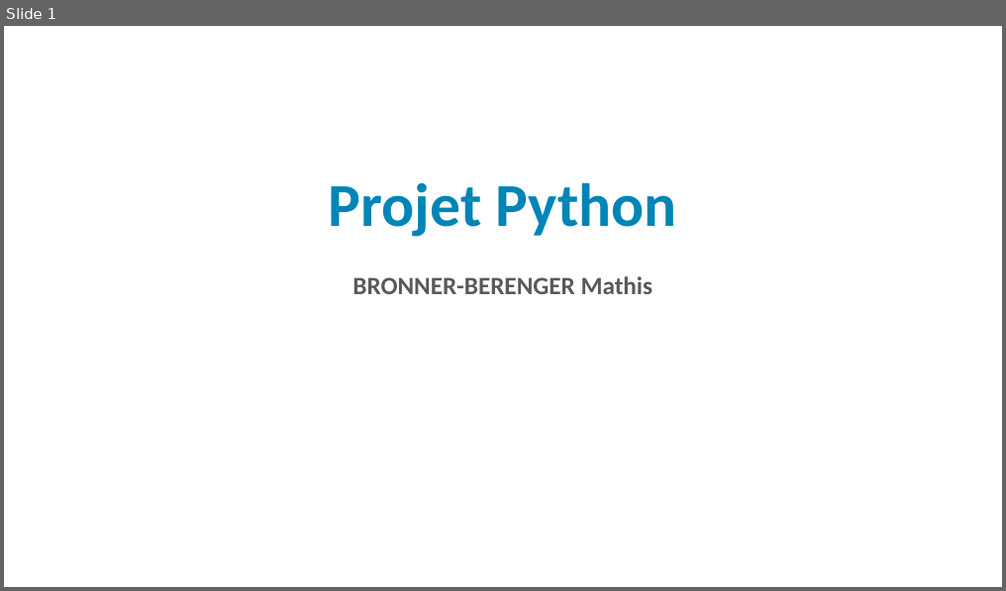
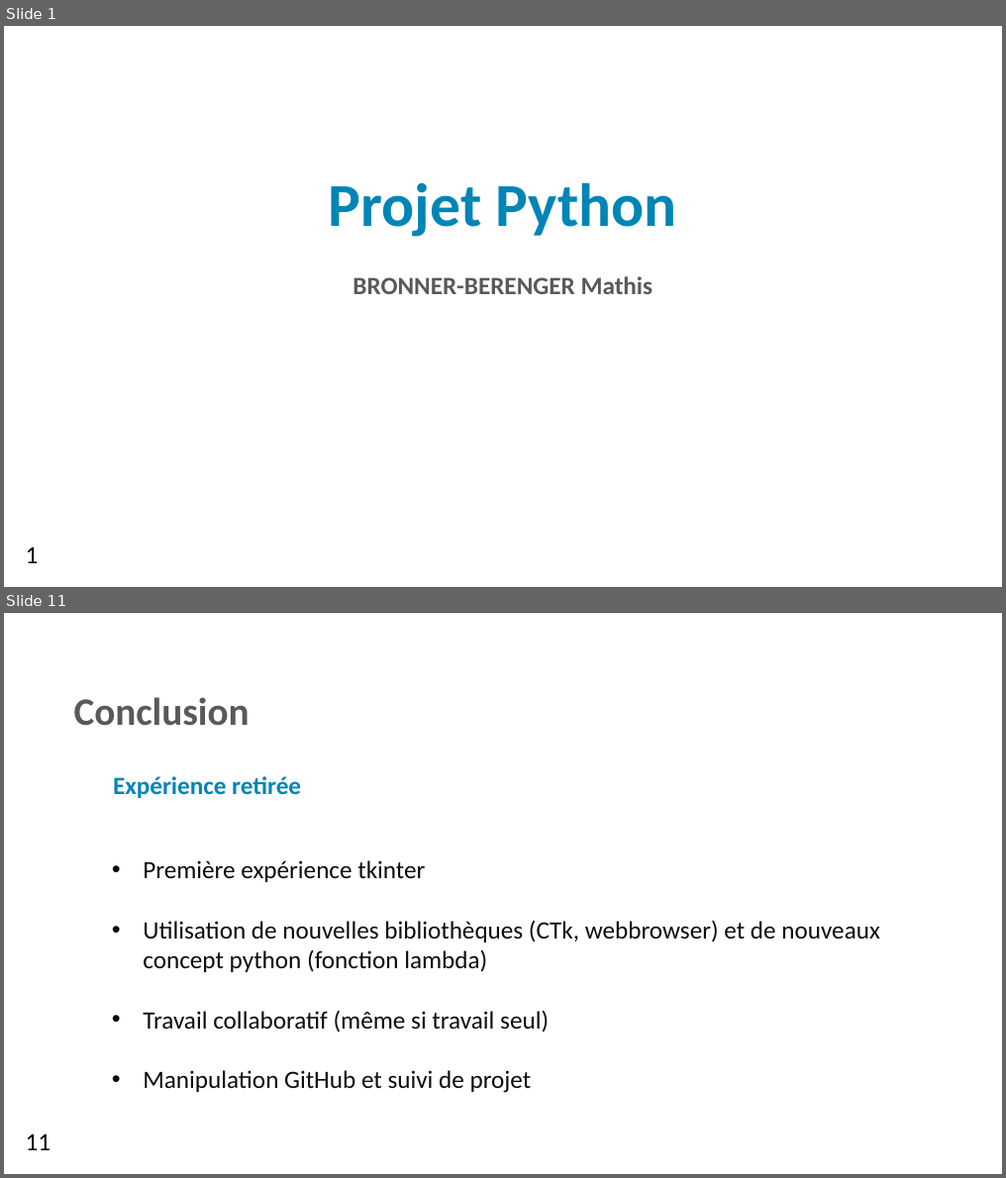
Before and after one commit to matmat201/Python_Project_M1, a slide deck: Présentation_Projet_Python.pptx. Shown one above the other, each under a label of ours: slide 1 before the commit, slides 1 and 11 after it; the slides between them are not shown. The pictures are 1006x591 and 1006x1178 pixels, drawn with LibreOffice and Linux fonts; fonts in the diff are those of the drawing; background and template pictures are left out. Boxes give left, top, right and bottom in pixels: in the first picture for what was removed or moved away, otherwise in the second. Text is boxed around its words. In the diff, an @@ line names an element or a change of style, - is before the commit and + after.

```diff
--- a/Présentation_Projet_Python.pptx
+++ b/Présentation_Projet_Python.pptx
@@ slide 11 added at (4, 613, 1002, 1174), background picture (left out) @@
@@ text added at (74, 697, 250, 726), 28 pt, text #595959, bold @@
+Conclusion
@@ text added at (113, 776, 301, 798), 18 pt, text #0085B6, bold @@
+Expérience retirée
@@ text added at (143, 861, 880, 1093), 18 pt, text #0D0D0D @@
+• Première expérience tkinter
+• Utilisation de nouvelles bibliothèques (CTk, webbrowser) et de nouveaux concept python (fonction lambda)
+• Travail collaboratif (même si travail seul)
+• Manipulation GitHub et suivi de projet
@@ text added at (26, 1134, 52, 1151), 18 pt, text #000000 @@
+11
@@ slide 1 changed as well @@
@@ text added at (26, 547, 39, 564), 18 pt, text #000000 @@
+1
```
Also in this commit, not shown: 10 other slides added, 1 slide removed.
